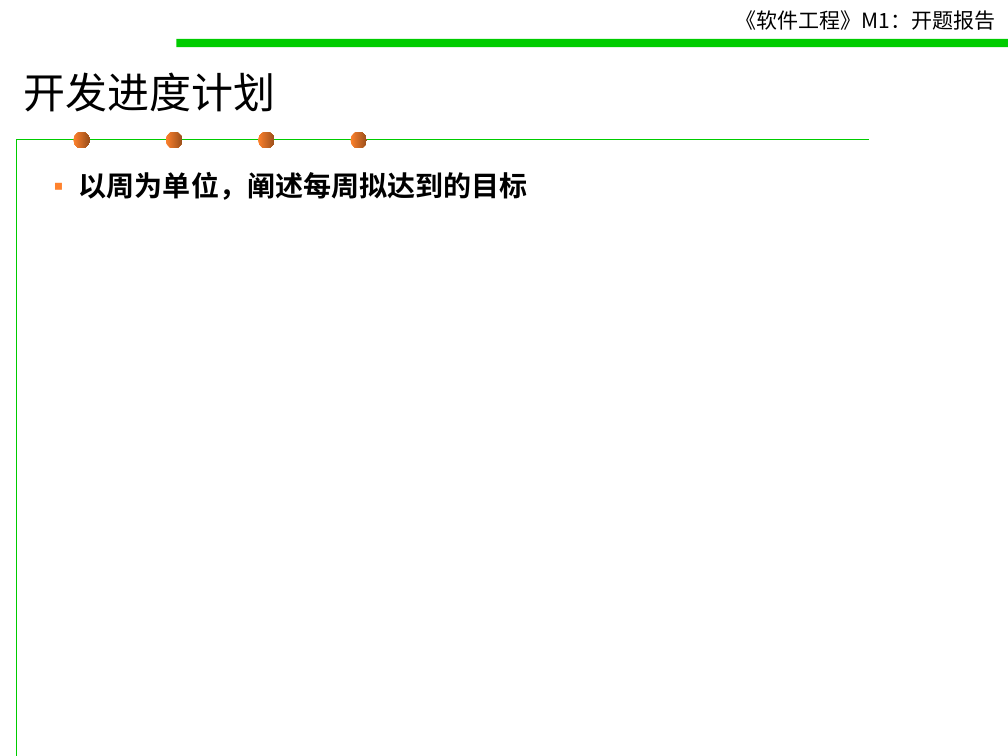
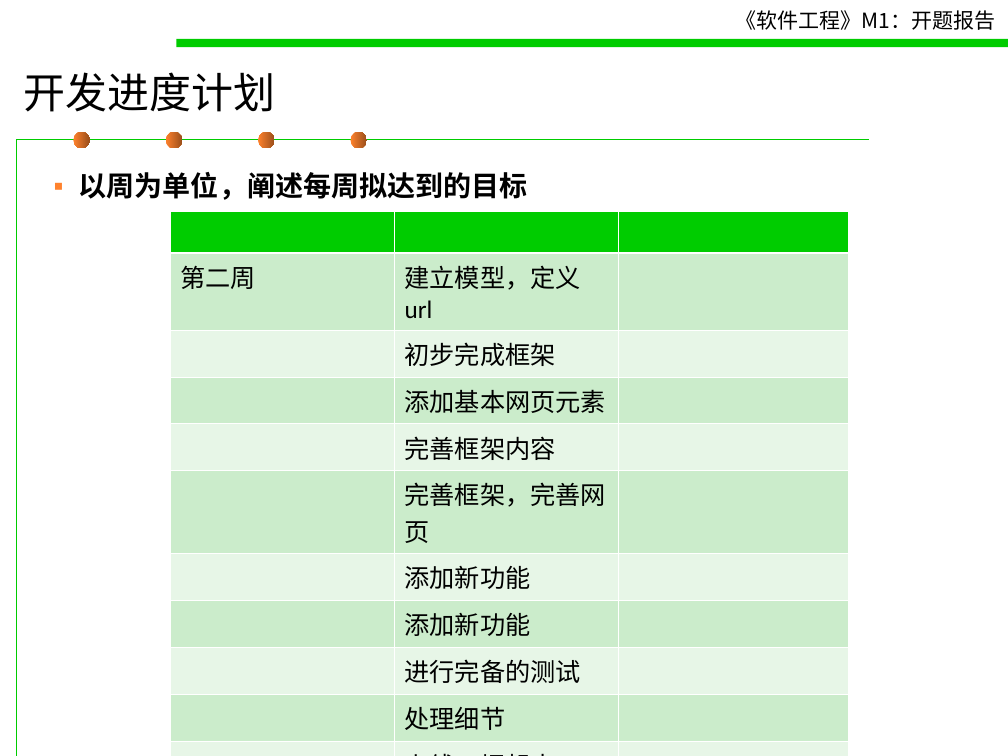
Before and after one commit to October-66/Traveler-Pal, a slide deck: slide 9 of doc/M1 - 开题报告.ppt. Drawn at 1008x756 pixels with LibreOffice and Linux fonts; fonts in the diff are those of the drawing. Boxes give left, top, right and bottom in pixels: in the first picture for what was removed or moved away, otherwise in the second. Text is boxed around its words. In the diff, an @@ line names an element or a change of style, - is before the commit and + after.

```diff
--- a/doc/M1 - 开题报告.ppt
+++ b/doc/M1 - 开题报告.ppt
@@ table added at (170, 212, 847, 756), 11 rows, 3 columns @@
+ |  | 
+第二周 | 建立模型，定义url | 
+ | 初步完成框架 | 
+ | 添加基本网页元素 | 
+ | 完善框架内容 | 
+ | 完善框架，完善网页 | 
+ | 添加新功能 | 
+ | 添加新功能 | 
+ | 进行完备的测试 | 
+ | 处理细节 | 
+ | 上线，埋起来 | 
```
Also in this commit, not shown: 7 other slides changed, 1 slide added, 1 slide removed.
